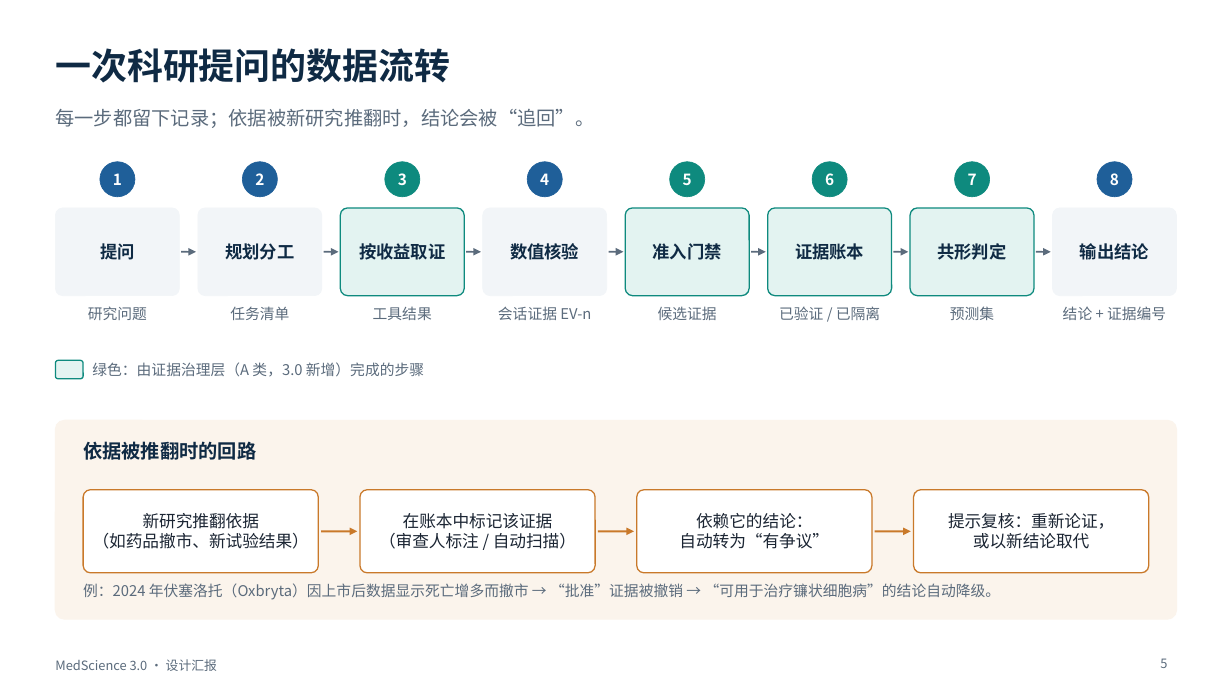
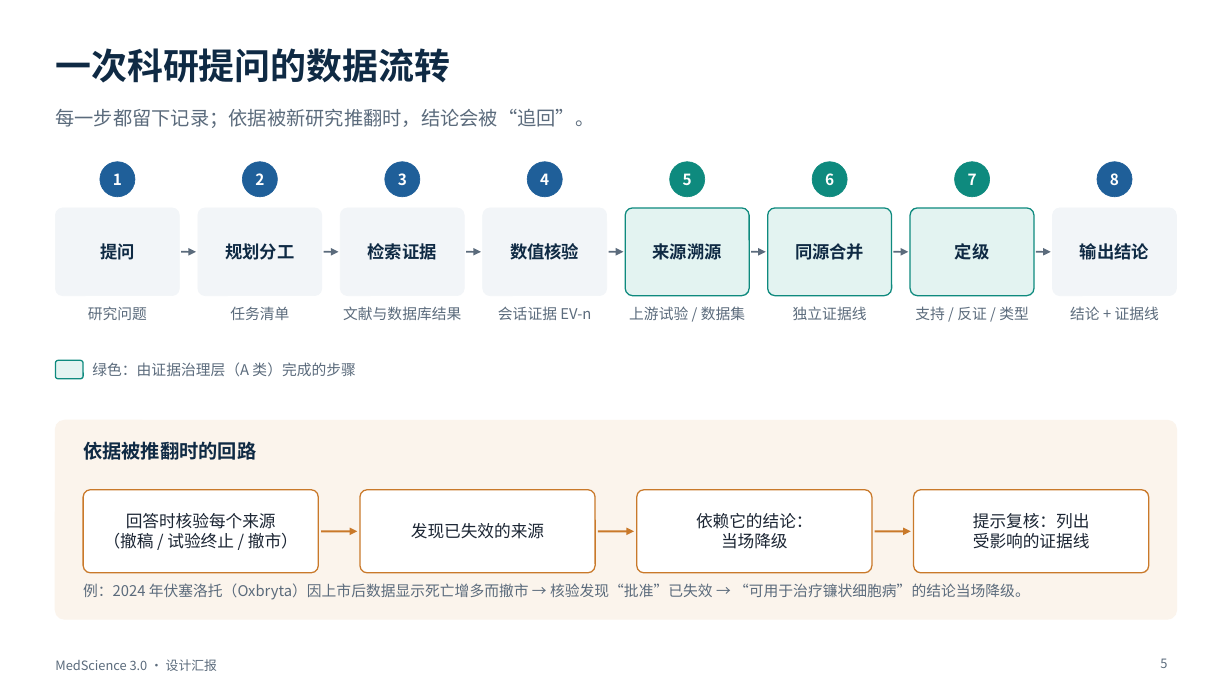
Before and after one commit to BenjaminDuo/MedScience, a slide deck: slide 5 of docs/presentation/MedScience-3.0-设计汇报.pptx. Drawn at 1232x693 pixels with LibreOffice and Linux fonts; fonts in the diff are those of the drawing. Boxes give left, top, right and bottom in pixels: in the first picture for what was removed or moved away, otherwise in the second. Text is boxed around its words. In the diff, an @@ line names an element or a change of style, - is before the commit and + after.

```diff
--- a/docs/presentation/MedScience-3.0-设计汇报.pptx
+++ b/docs/presentation/MedScience-3.0-设计汇报.pptx
@@ ellipse "3" at (x1=384, y1=162, x2=420, y2=197): fill #0E8A7E to #1F5F99; outline #0E8A7E 0.5 pt to #1F5F99 0.5 pt @@
@@ rounded rectangle "检索证据" at (x1=340, y1=208, x2=464, y2=296): fill #E3F3F1 to #F2F5F8; outline #0E8A7E 1 pt to #F2F5F8 0.5 pt @@
@@ text in rounded rectangle at (x1=368, y1=243, x2=437, y2=260): text changed @@
-按收益取证
+检索证据
@@ text in rounded rectangle at (x1=653, y1=243, x2=722, y2=260): text changed @@
-准入门禁
+来源溯源
@@ text in rounded rectangle at (x1=795, y1=243, x2=864, y2=260): text changed @@
-证据账本
+同源合并
@@ text in rounded rectangle at (x1=955, y1=243, x2=990, y2=260): text changed @@
-共形判定
+定级
@@ text at (x1=343, y1=306, x2=461, y2=320): text changed @@
-工具结果
+文献与数据库结果
@@ text at (x1=629, y1=306, x2=745, y2=320): text changed @@
-候选证据
+上游试验 / 数据集
@@ text at (x1=793, y1=306, x2=867, y2=320): text changed @@
-已验证 / 已隔离
+独立证据线
@@ text at (x1=915, y1=306, x2=1029, y2=320): text changed @@
-预测集
+支持 / 反证 / 类型
@@ text at (x1=1070, y1=306, x2=1159, y2=320): text changed @@
-结论 + 证据编号
+结论 + 证据线
@@ text at (x1=92, y1=362, x2=355, y2=376): text changed @@
-绿色：由证据治理层（A 类，3.0 新增）完成的步骤
+绿色：由证据治理层（A 类）完成的步骤
@@ text in rounded rectangle at (x1=104, y1=513, x2=298, y2=549): text changed @@
-新研究推翻依据
-（如药品撤市、新试验结果）
+回答时核验每个来源
+（撤稿 / 试验终止 / 撤市）
@@ text in rounded rectangle at (x1=411, y1=523, x2=544, y2=539): text changed @@
-在账本中标记该证据
-（审查人标注 / 自动扫描）
+发现已失效的来源
@@ text in rounded rectangle at (x1=721, y1=533, x2=788, y2=549): text changed @@
-自动转为“有争议”
+当场降级
@@ text in rounded rectangle at (x1=973, y1=513, x2=1090, y2=549): text changed @@
-提示复核：重新论证，
-或以新结论取代
+提示复核：列出
+受影响的证据线
@@ text at (x1=83, y1=583, x2=1030, y2=600): text changed @@
-例：2024 年伏塞洛托（Oxbryta）因上市后数据显示死亡增多而撤市 → “批准”证据被撤销 → “可用于治疗镰状细胞病”的结论自动降级。
+例：2024 年伏塞洛托（Oxbryta）因上市后数据显示死亡增多而撤市 → 核验发现“批准”已失效 → “可用于治疗镰状细胞病”的结论当场降级。
```
Also in this commit, not shown: 7 other slides changed, 1 slide added, 1 slide removed, 3 other files.
